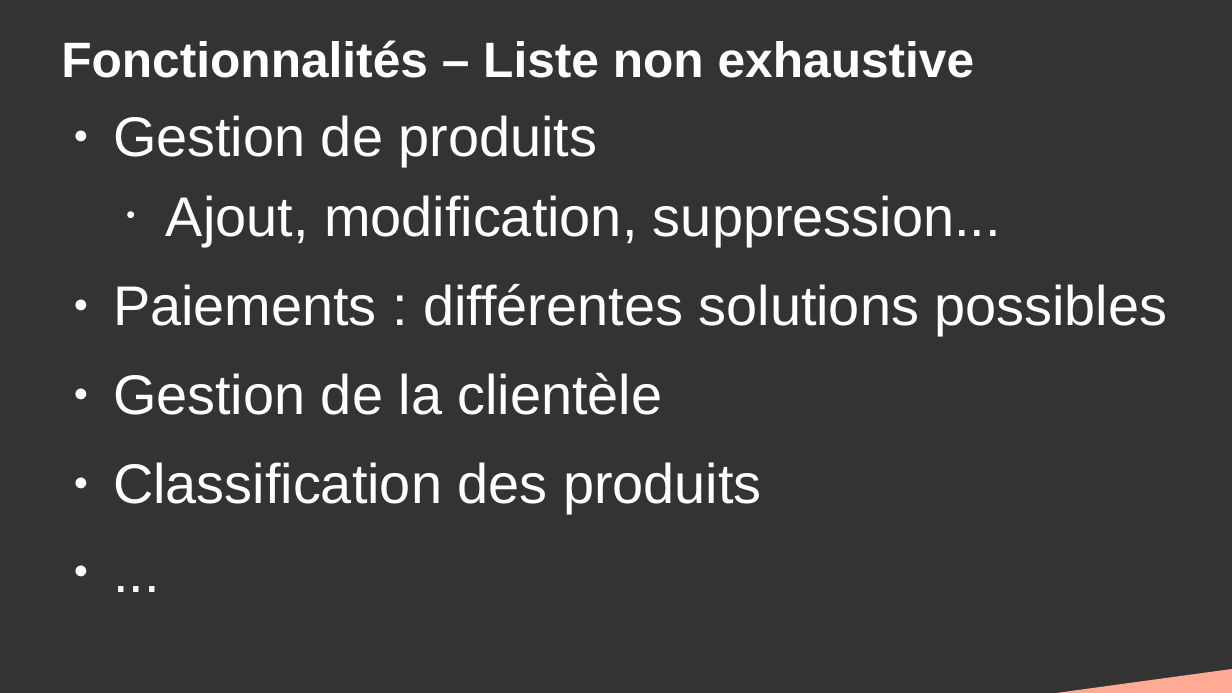
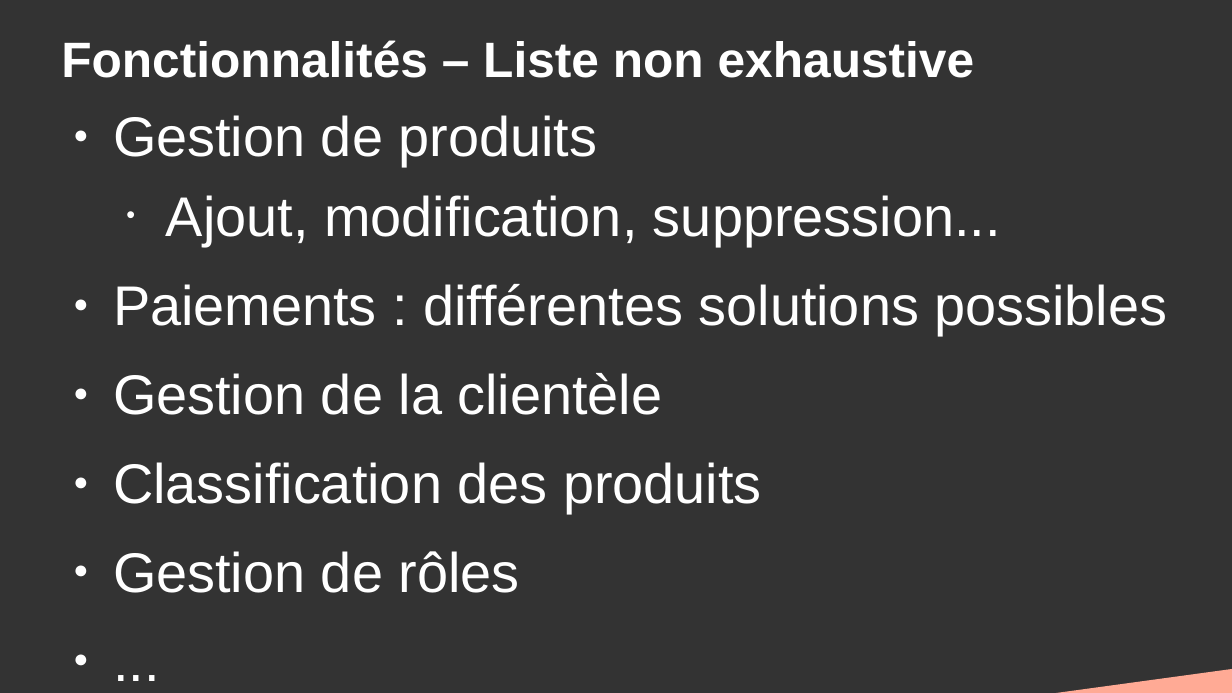
Before and after one commit to DanYellow/cours, a slide deck: slide 10 of gestion-de-contenus-spécialisee-s4/travaux-pratiques/numero-1/presentation.odp (slide 9 before the commit). Drawn at 1232x693 pixels with LibreOffice and Linux fonts; fonts in the diff are those of the drawing. Boxes give left, top, right and bottom in pixels: in the first picture for what was removed or moved away, otherwise in the second. Text is boxed around its words. In the diff, an @@ line names an element or a change of style, - is before the commit and + after.

```diff
--- a/gestion-de-contenus-spécialisee-s4/travaux-pratiques/numero-1/presentation.odp
+++ b/gestion-de-contenus-spécialisee-s4/travaux-pratiques/numero-1/presentation.odp
@@ text at (113,551,520,593): paragraph added @@
+● Gestion de rôles
```
Also in this commit, not shown: 5 other slides changed, 6 slides added, 1 slide removed, 7 other files.
